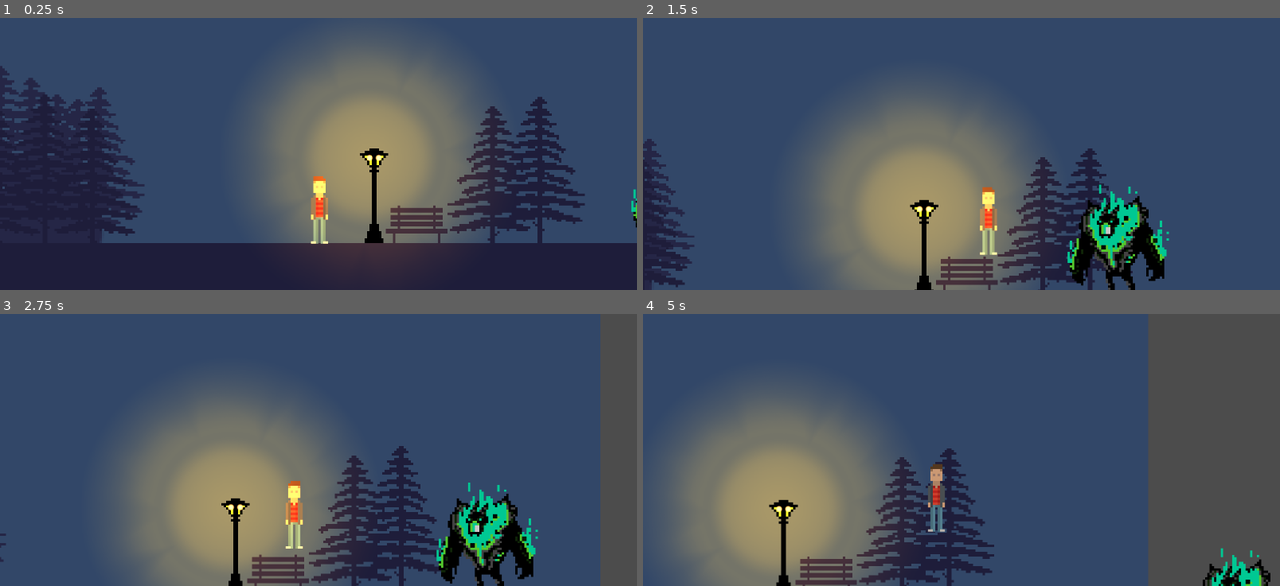
Above: before the commit, frames 1-4 (two rows, left to right).
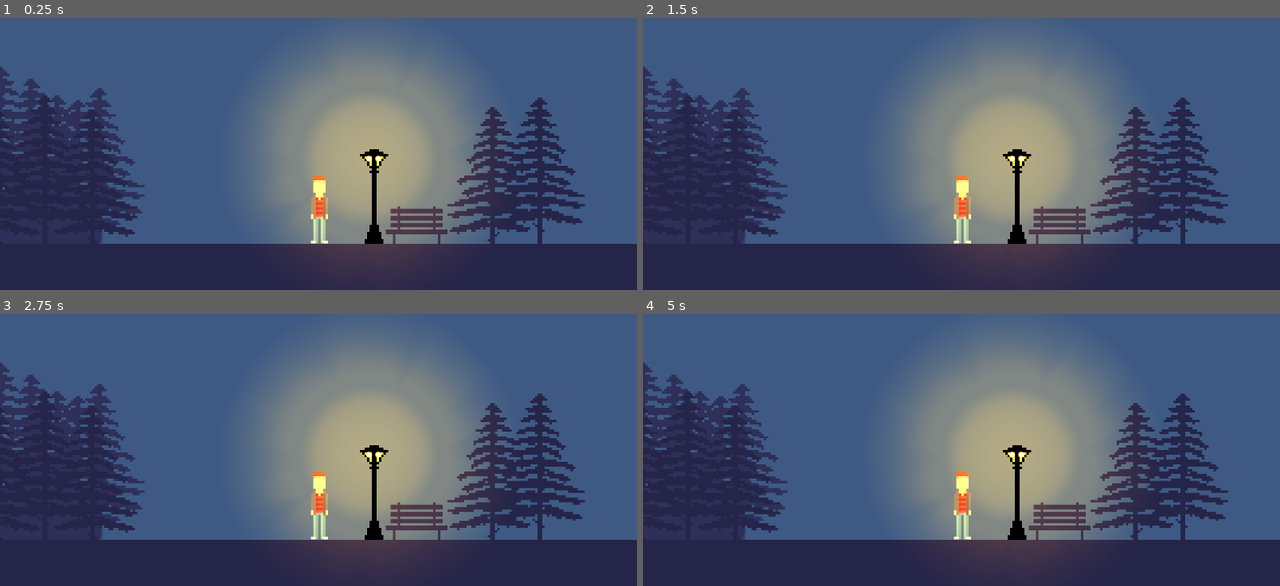
Above: after the commit, the same moments.

Repository: TjCulham/NightCrawler
Game: Godot game, scene res://source/levels/TestLevel.tscn
Two runs of this game, one before a commit and one after it. Both use one fixed random seed, a clock stepped at 60 frames per second and the inputs below.
Inputs:
- Up to frame 1 (0.25 s): no input
- Up to frame 2 (1.5 s): hold W (jump) 0.53-1.28 s; hold D (moveRight) from 0.53 s (still down); tap W (jump) at 1.35 s
- Up to frame 3 (2.75 s): tap W (jump) at 1.52, 1.82 s; release D (moveRight) at 2.03 s; hold A (moveLeft) from 2.03 s (still down); hold W (jump) from 2.03 s (still down)
- Up to frame 4 (5 s): release A (moveLeft) at 2.78 s; release W (jump) at 2.78 s; hold D (moveRight) 2.78-4.28 s; tap W (jump) at 2.85, 3.02, 3.32, 4.35, 4.52, 4.82 s; hold W (jump) 3.53-4.28 s; hold A (moveLeft) from 4.28 s (still down)

The runs differ from the first frame. In frame 1, 68% of the frame differs, in the area x 0-100%, y 0-84%; in frame 2, 92%; in frame 3, 95%; in frame 4, 97%, in the area x 0-100%, y 0-100%.

Commit message:
State machine not working

Diff:
--- a/source/actors/plasyerSM.gd
+++ b/source/actors/plasyerSM.gd
@@ -1,4 +1,4 @@
-extends "res://state machine/stateMachine.gd"
+extends StateMachine
 
 func ready():
 	addState("idle")
@@ -7,14 +7,62 @@
 	addState("fall")
 	call_deferred("setState", states.idle)
 
+func input(event: InputEvent) -> void:
+	# if [states.idle, states.run].has(state): # future TODO
+	if state == states.jump:
+		if event.is_action_pressed("jump") && parent.isGrounded:
+			parent.velocity.y = parent.jumpVelocity
+
+
 func stateLogic(delta):
-	parent.handle
+	print("here")
+	parent.handleMoveInput()
+	parent.applyGravity()
+	parent.applyMovement()
 
 func getTransition(delta):
+	match state:
+		states.idle:
+			if !parent.is_on_floor():
+				if parent.velocity.y < 0:
+					return states.jump
+				elif parent.velocity.y >= 0:
+					return states.fall
+			elif parent.velocity.x != 0:
+				return states.run
+		states.idle:
+			if !parent.is_on_floor():
+				if parent.velocity.y < 0:
+					return states.jump
+				elif parent.velocity.y >= 0:
+					return states.fall
+			elif parent.velocity.x != 0:
+				return states.idle
+		states.jump:
+			if parent.is_on_floor():
+				return states.idle
+			elif parent.velocity.y >= 0:
+				return states.fall
+		states.fall:
+			if parent.is_on_floor():
+				return states.idle
+			elif parent.velocity.y < 0:
+				return states.jump
+
 	return null
 
+
 func enterState(newState, oldState):
-	pass
+	match newState:
+		states.idle:
+			parent.anim_player.play("idle")
+		states.run:
+			parent.anim_player.play("run")
+		states.jump:
+			parent.anim_player.play("jump")
+		states.fall:
+			parent.anim_player.play("fall")
+	# add animation states TODO
 
 func exitState(oldState, newState):
 	pass
--- a/source/actors/player.gd
+++ b/source/actors/player.gd
@@ -6,25 +6,24 @@
 
 var velocity = Vector2()
 var moveSpeed= 5 * 96
-var gravity = 1200
+var gravity = 2000
 var jumpVelocity = -720
 var isGrounded
 
-onready var raycasts = $Raycasts
+# onready var raycasts = $Raycasts
 
-func _physics_process(delta: float) -> void:
-	getInput()
+
+func applyGravity(delta):
 	velocity.y += gravity * delta
+
+func applyMovement():
 
 	velocity = move_and_slide(velocity, UP, SLOPE_STOP)
 
 	isGrounded = is_on_floor() # raycasts TODO /////////////////////////////////////
 
-func _input(event: InputEvent) -> void:
-	if event.is_action_pressed("jump") && isGrounded:
-		velocity.y = jumpVelocity
 
-func getInput():
+func handleMoveInput():
 	var moveDirection = -int(Input.is_action_pressed("moveLeft")) + int(Input.is_action_pressed("moveRight"))
 	velocity.x = lerp(velocity.x, moveSpeed * moveDirection, getHWeight())
 	if moveDirection != 0:
@@ -41,16 +40,6 @@
 #
 #	return false # loop completes
 
-#func assignAnimation():
-#	var anim = "idle"
-#
-#	if isGrounded:
-#		anim = "jump"
-#	elif velocity.x != 0:
-#		anim = "run"
-#
-#	if anim_player.assigned_animation != anim:
-#		anim_player.play(anim)
 
 
 #func _physics_process(delta: float) -> void:
--- a/source/levels/TestLevel.tscn
+++ b/source/levels/TestLevel.tscn
@@ -2,10 +2,10 @@
 
 [ext_resource path="res://assets/WIP BACKGROUND FOR NIGHTCRAWLER.png" type="Texture" id=1]
 [ext_resource path="res://source/actors/player.tscn" type="PackedScene" id=2]
-[ext_resource path="res://source/actors/enemyTest.tscn" type="PackedScene" id=3]
 [ext_resource path="res://assets/FLOOR.png" type="Texture" id=4]
 [ext_resource path="res://assets/light.png" type="Texture" id=5]
 [ext_resource path="res://assets/spot.png" type="Texture" id=6]
+[ext_resource path="res://state machine/stateMachine.gd" type="Script" id=7]
 
 [sub_resource type="ConvexPolygonShape2D" id=1]
 points = PoolVector2Array( 0, 0, 32, 0, 32, 32, 0, 32 )
@@ -49,7 +49,7 @@
 tile_data = PoolIntArray( 65501, 0, 0, 65502, 0, 0, 65503, 0, 0, 65504, 0, 0, 65505, 0, 0, 65506, 0, 0, 65507, 0, 0, 65 …(14870 unchanged characters)…
 
 [node name="Light2D" type="Light2D" parent="."]
-position = Vector2( 565.252, -272.666 )
+position = Vector2( 563.47, -272.666 )
 texture = ExtResource( 5 )
 color = Color( 1, 0.470588, 0, 1 )
 energy = 1.4
@@ -67,8 +67,5 @@
 [node name="player" parent="." instance=ExtResource( 2 )]
 position = Vector2( 376.661, -1.7099 )
 
-[node name="Enemy" parent="." instance=ExtResource( 3 )]
-position = Vector2( 1649.13, -79.8684 )
-
-[node name="CanvasModulate" type="CanvasModulate" parent="."]
-color = Color( 0.803922, 0.788235, 0.788235, 1 )
+[node name="StateMachine" type="Node2D" parent="."]
+script = ExtResource( 7 )
--- a/state machine/stateMachine.gd
+++ b/state machine/stateMachine.gd
@@ -1,7 +1,7 @@
 extends Node
 class_name StateMachine
 
-var state = null
+var state = null setget setState
 var previousState = null
 var states = {}
 
